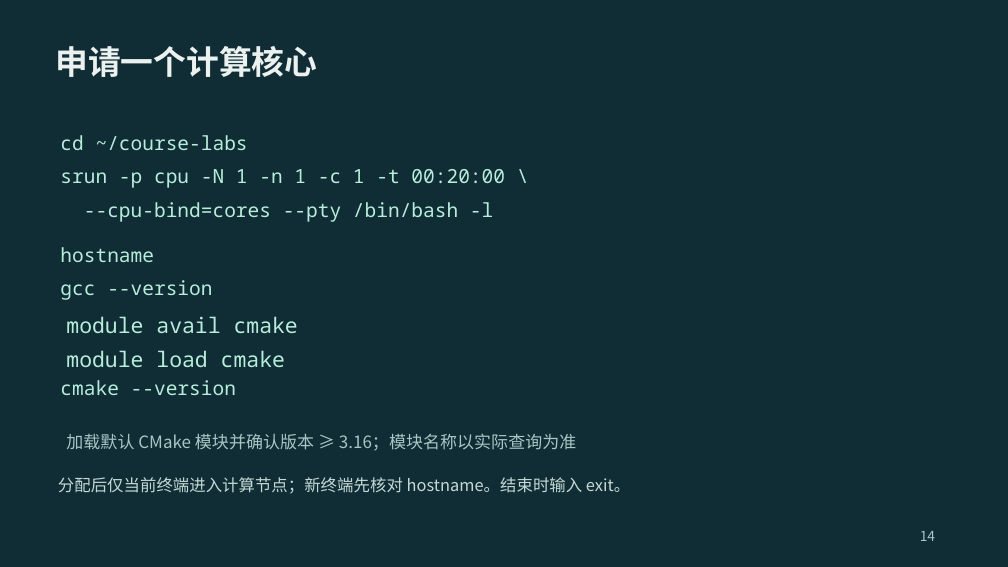
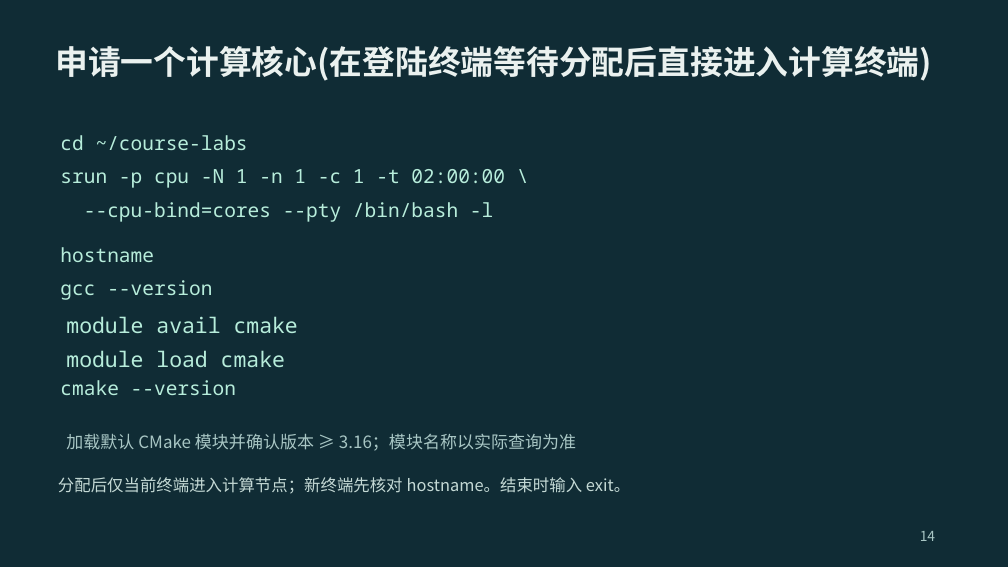
Before and after one commit to 2026-fall-calabs/calabs-2026-fall-starter, a slide deck: slide 14 of docs/交我算平台Lab运行指南-学生版.pptx. Drawn at 1008x567 pixels with LibreOffice and Linux fonts; fonts in the diff are those of the drawing. Boxes give left, top, right and bottom in pixels: in the first picture for what was removed or moved away, otherwise in the second. Text is boxed around its words. In the diff, an @@ line names an element or a change of style, - is before the commit and + after.

```diff
--- a/docs/交我算平台Lab运行指南-学生版.pptx
+++ b/docs/交我算平台Lab运行指南-学生版.pptx
@@ text at (55,46,932,81): text changed @@
-申请一个计算核心
+申请一个计算核心(在登陆终端等待分配后直接进入计算终端)
@@ text at (60,169,505,188): text changed @@
-srun -p cpu -N 1 -n 1 -c 1 -t 00:20:00 \
+srun -p cpu -N 1 -n 1 -c 1 -t 02:00:00 \
```
Also in this commit, not shown: 3 other slides changed, 1 other file.
